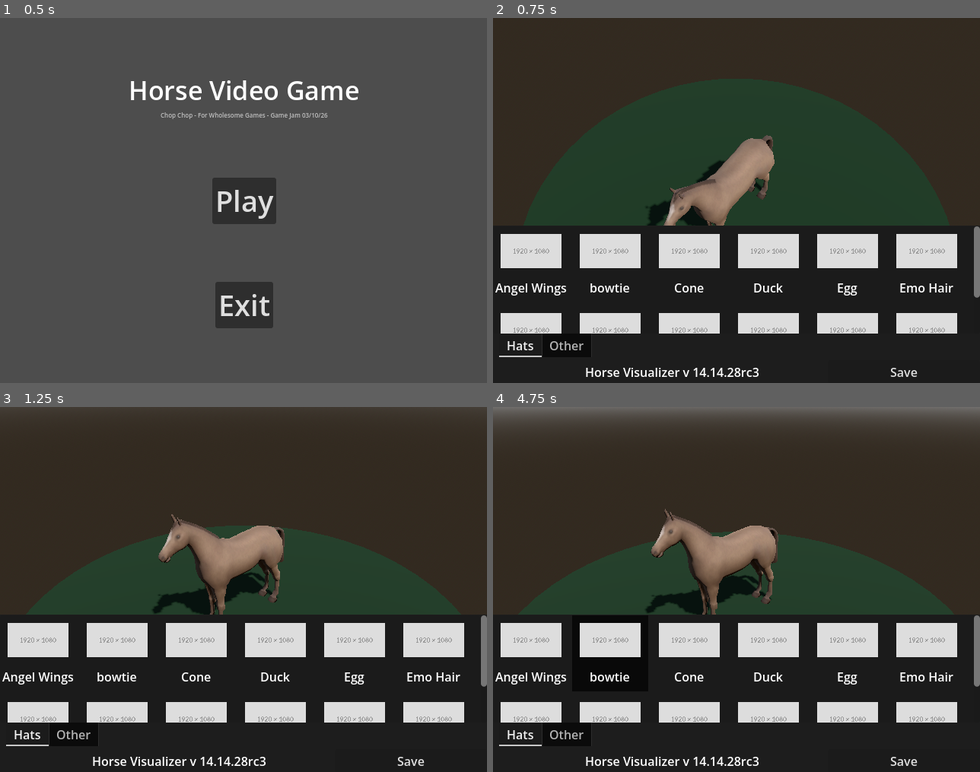
Above: before the commit, frames 1-4 (two rows, left to right).
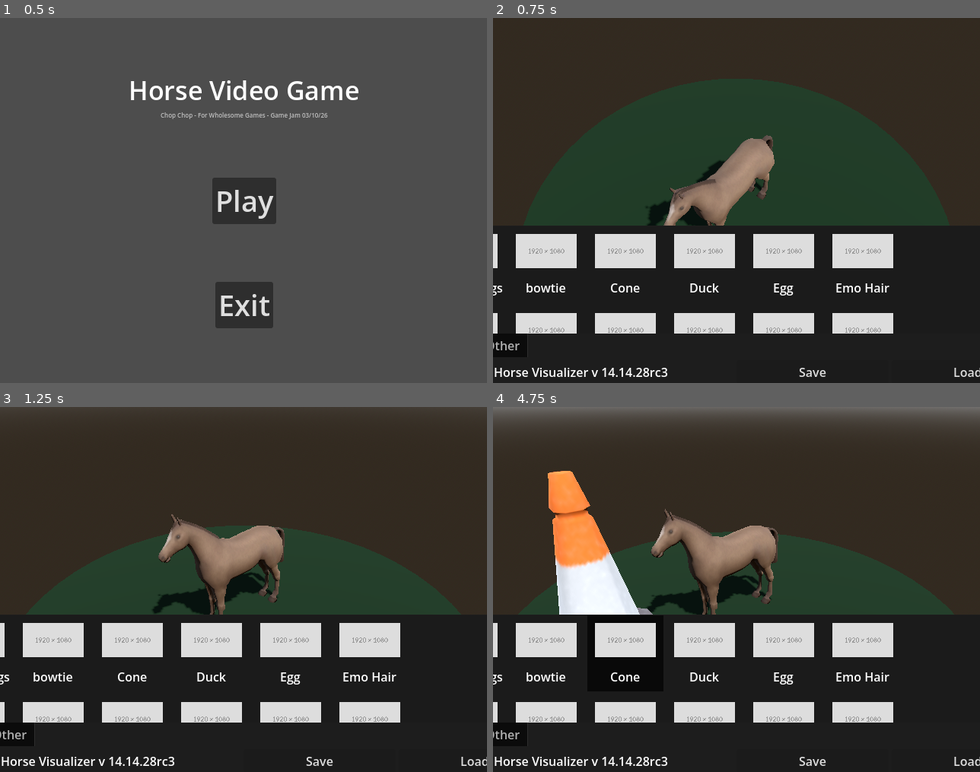
Above: after the commit, the same moments.

Repository: lukewhitingdev/gamejam-Bradys-Day-Out
Game: Godot game, scene res://Maps/MainMenuMap.tscn
The game is run twice, just before and just after one commit, with the same random seed, the same clock (stepped at 60 frames per second) and the same inputs. The engine's default icon, where the game draws it, is replaced by a stand-in: a white triangle on a blue panel in a dark square.
Inputs (mouse positions are in pixels of both pictures, inside the frame that each line leads up to):
- Up to frame 1 (0.5 s): no input
- Up to frame 2 (0.75 s): click "Play" at 0.5 s
- Up to frame 3 (1.25 s): no input
- Up to frame 4 (4.75 s): click "Save" at 1.25 s; click (970, 761) at 2 s, where only the run after the commit has a clickable "Load"; move the mouse to (736, 680) at 2.77 s; press the mouse at (736, 680) at 2.78 s; hold D (move_right) 2.78-3.53 s; move the mouse to (531, 651) at 3.52 s; release the mouse at (531, 651) at 3.53 s; hold A (move_left) 3.53-4.28 s; click (531, 651) at 3.6 s; move the mouse to (609, 651) at 4.27 s; hold D (move_right) from 4.28 s (still down); hold Right mouse button (Right_Click) from 4.28 s (still down); click (609, 651) at 4.55 s

Frame 1 is identical in both runs. In frame 2, 9.6% of the frame differs, in the area x 0-100%, y 57-99%; in frame 3, 9.6%; in frame 4, 14%, in the area x 0-100%, y 17-99%.

Commit message:
Add horse saving and loading

Diff:
--- a/app/chopchop/GameObjects/PlayerHorseMeshCollection.tscn
+++ b/app/chopchop/GameObjects/PlayerHorseMeshCollection.tscn
@@ -1,8 +1,11 @@
 [gd_scene format=3 uid="uid://1uvcjhnn2kkh"]
 
 [ext_resource type="PackedScene" uid="uid://cbhx8i1ra5v3h" path="res://Models/horse.tscn" id="1_1a170"]
+[ext_resource type="Script" uid="uid://c6cds0b3r0r87" path="res://GameObjects/player_horse_mesh_collection.gd" id="1_apiw7"]
 
 [node name="Node3D" type="Node3D" unique_id=1159776203]
+script = ExtResource("1_apiw7")
 
-[node name="horse" parent="." unique_id=1785070167 instance=ExtResource("1_1a170")]
+[node name="thishorserighthere" parent="." unique_id=1785070167 instance=ExtResource("1_1a170")]
+unique_name_in_owner = true
 transform = Transform3D(20, 0, 0, 0, 20, 0, 0, 0, 20, 0, 0, 0)
--- a/app/chopchop/GameObjects/dressup_camera.gd
+++ b/app/chopchop/GameObjects/dressup_camera.gd
@@ -83,6 +83,7 @@
 		var scene = currentSelectedAsset
 		var instance = scene.instantiate()
 		%Horse.add_child(instance)
-		instance.global_position = %cursorobj.global_position
-		instance.global_rotation = %cursorobj.global_rotation
-		instance.scale *= 4
+		var params: HorseAccessoryData = HorseAccessoryData.new()
+		params.AccessoryPath = "res://Models/horse.tscn"
+		params.AccessoryTransform = %cursorobj.global_transform
+		%Horse._add_accessory(params)
--- /dev/null
+++ b/app/chopchop/GameObjects/player_horse_mesh_collection.gd
@@ -0,0 +1,35 @@
+extends Node3D
+
+var AddedHorseAccessories: Array[HorseAccessoryData]
+var AddedHorseAccessoriesNodes: Array[Node3D]
+
+# Called when the node enters the scene tree for the first time.
+func _ready() -> void:
+	add_to_group("HorseGroup")
+	for AccessoryData in Horsinator4000mk7.HorseAccessories:
+		_add_accessory(AccessoryData)
+
+func _load_horse() -> void:
+	for ChildNode in AddedHorseAccessoriesNodes:
+		print(ChildNode.name)
+		ChildNode.queue_free()
+
+	AddedHorseAccessoriesNodes.clear()
+	AddedHorseAccessories.clear()
+
+	print("horse defucked")
+
+	for AccessoryData in Horsinator4000mk7.HorseAccessories:
+		_add_accessory(AccessoryData)
+
+func _add_accessory(Data: HorseAccessoryData) -> void:
+	AddedHorseAccessories.push_back(Data)
+	var scene = load(Data.AccessoryPath)
+	var instance = scene.instantiate()
+	%thishorserighthere.add_child(instance)
+	instance.global_transform = Data.AccessoryTransform
+	AddedHorseAccessoriesNodes.push_back(instance)
+
+func _save_horse() -> void:
+	Horsinator4000mk7.HorseAccessories.clear()
+	Horsinator4000mk7.HorseAccessories.append_array(AddedHorseAccessories)
--- /dev/null
+++ b/app/chopchop/Horsinator4000MK7.gd
@@ -0,0 +1,7 @@
+extends Node
+
+var HorseAccessories: Array[HorseAccessoryData]
+
+# Called when the node enters the scene tree for the first time.
+func _ready() -> void:
+	pass # Replace with function body.
--- /dev/null
+++ b/app/chopchop/Scripts/HorseAccessoryData.gd
@@ -0,0 +1,4 @@
+class_name HorseAccessoryData
+
+@export var AccessoryPath: String
+@export var AccessoryTransform: Transform3D
--- a/app/chopchop/UI/Components/Footer/SaveFooter.tscn
+++ b/app/chopchop/UI/Components/Footer/SaveFooter.tscn
@@ -1,6 +1,7 @@
 [gd_scene format=3 uid="uid://da4rmkrkeds84"]
 
 [ext_resource type="Script" uid="uid://b7lpsxll2yxqj" path="res://UI/Components/Footer/Script/SaveFooterVersionGenerator.gd" id="1_cm3yt"]
+[ext_resource type="Script" uid="uid://c8duwubntkob" path="res://UI/Components/Footer/save_footer.gd" id="1_r10ni"]
 
 [node name="SaveFooter" type="HBoxContainer" unique_id=610904564]
 anchors_preset = 12
@@ -12,6 +13,7 @@
 grow_vertical = 0
 size_flags_horizontal = 10
 size_flags_vertical = 10
+script = ExtResource("1_r10ni")
 
 [node name="RichTextLabel" type="RichTextLabel" parent="." unique_id=139451529]
 custom_minimum_size = Vector2(400, 30)
@@ -30,4 +32,14 @@
 size_flags_vertical = 8
 text = "Save"
 
+[node name="Button2" type="Button" parent="." unique_id=1095981818]
+custom_minimum_size = Vector2(200, 30)
+layout_mode = 2
+size_flags_horizontal = 10
+size_flags_vertical = 8
+text = "Load
+"
+
 [connection signal="gui_input" from="RichTextLabel" to="RichTextLabel" method="_on_gui_input"]
+[connection signal="pressed" from="Button" to="." method="_on_button_pressed"]
+[connection signal="pressed" from="Button2" to="." method="_on_button_2_pressed"]
--- a/app/chopchop/UI/Components/Footer/Script/SaveFooterVersionGenerator.gd
+++ b/app/chopchop/UI/Components/Footer/Script/SaveFooterVersionGenerator.gd
@@ -12,8 +12,6 @@
 	if(event.is_action_pressed("Left_Click")):
 		_generate_version()
 
-	pass # Replace with function body.
-
 func _generate_version():
 	var major = rng.randi_range(0, 24)
 	var minor = rng.randi_range(0, 36)
--- /dev/null
+++ b/app/chopchop/UI/Components/Footer/save_footer.gd
@@ -0,0 +1,7 @@
+extends HBoxContainer
+
+func _on_button_pressed() -> void:
+	get_tree().get_first_node_in_group("HorseGroup")._save_horse()
+
+func _on_button_2_pressed() -> void:
+	get_tree().get_first_node_in_group("HorseGroup")._load_horse()
--- a/app/chopchop/project.godot
+++ b/app/chopchop/project.godot
@@ -15,12 +15,20 @@
 config/features=PackedStringArray("4.7", "GL Compatibility")
 config/icon="res://icon.svg"
 
+[autoload]
+
+Horsinator4000mk7="*uid://bwcjp547wepsh"
+
 [display]
 
 window/size/viewport_width=640
 window/size/viewport_height=480
 window/size/resizable=false
 window/stretch/mode="viewport"
+
+[global_group]
+
+HorseGroup=""
 
 [input]
 
Not shown, added: app/chopchop/GameObjects/player_horse_mesh_collection.gd.uid
Not shown, added: app/chopchop/Horsinator4000MK7.gd.uid
Not shown, added: app/chopchop/Scripts/HorseAccessoryData.gd.uid
Not shown, added: app/chopchop/UI/Components/Footer/save_footer.gd.uid
